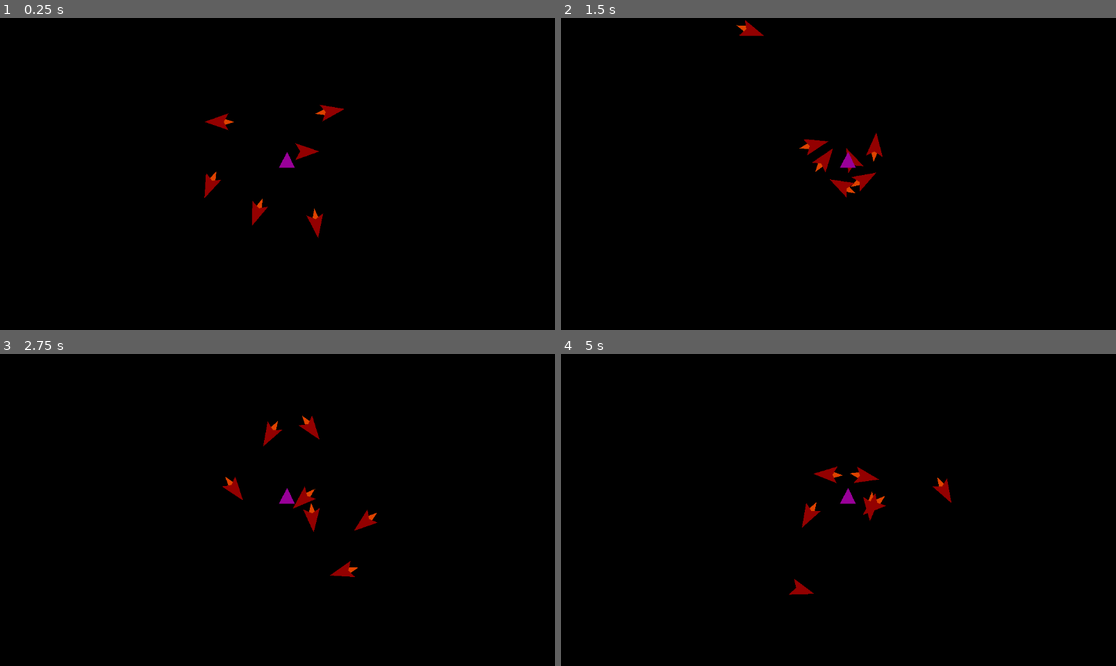
Above: before the commit, frames 1-4 (two rows, left to right).
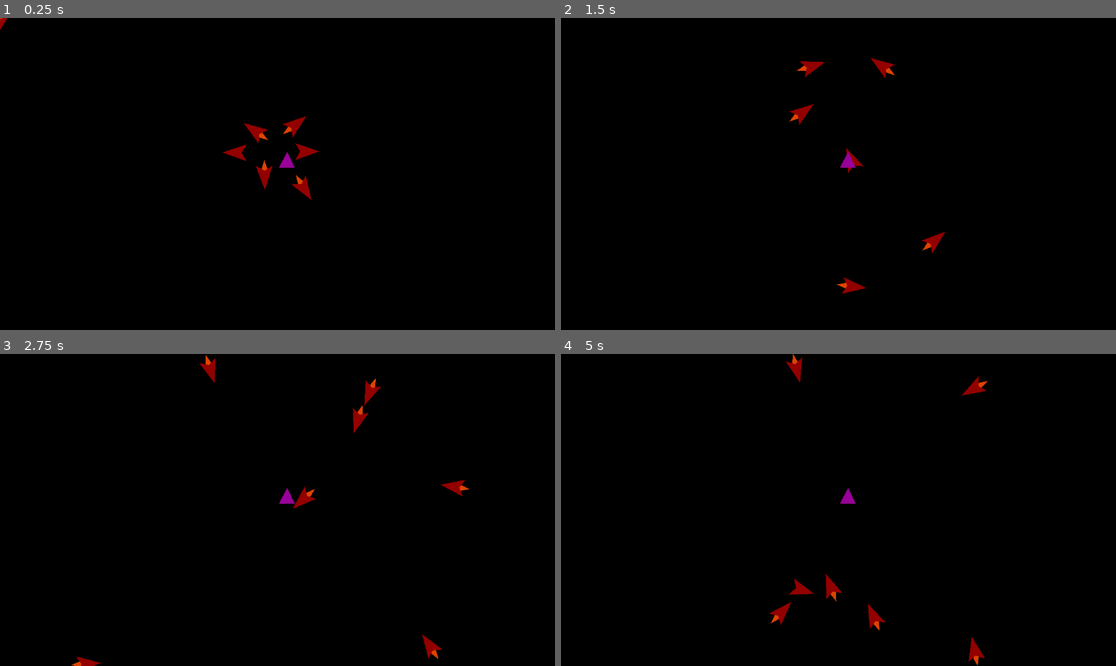
Above: after the commit, the same moments.

Repository: AthertonRoamer/Boethius
Game: Godot game, scene res://world/test_world/test_world.tscn
The game is run twice, just before and just after one commit, with the same random seed, the same clock (stepped at 60 frames per second) and the same inputs. The project has no main scene, so this scene is started directly.
Inputs:
- Up to frame 1 (0.25 s): no input
- Up to frame 2 (1.5 s): hold W (ship_thrust) 0.53-1.28 s; hold D (ship_rotate_clockwise) 0.53-1.28 s; tap A (ship_rotate_counterclockwise) at 1.35 s
- Up to frame 3 (2.75 s): hold W (ship_thrust) from 2.03 s (still down); hold D (ship_rotate_clockwise) from 2.03 s (still down)
- Up to frame 4 (5 s): release D (ship_rotate_clockwise) at 2.78 s; tap A (ship_rotate_counterclockwise) at 2.85, 4.35 s; release W (ship_thrust) at 3.53 s; hold D (ship_rotate_clockwise) 3.53-4.28 s

The runs differ from the first frame. In frame 1, 1.2% of the frame differs, in the area x 0-62%, y 0-71%; in frame 2, 1.3%; in frame 3, 1.4%, in the area x 12-85%, y 0-100%; in frame 4, 1.4%.

Commit message:
Worked on ai

Diff:
--- a/boethius/ships/basic_ship/basic_ship.tscn
+++ b/boethius/ships/basic_ship/basic_ship.tscn
@@ -1,10 +1,11 @@
-[gd_scene load_steps=8 format=3 uid="uid://dn6elo7vpye1c"]
+[gd_scene load_steps=9 format=3 uid="uid://dn6elo7vpye1c"]
 
 [ext_resource type="Script" path="res://ships/basic_ship/basic_ship.gd" id="1_233k0"]
 [ext_resource type="Script" path="res://ships/basic_ship/fire.gd" id="2_rncoc"]
 [ext_resource type="PackedScene" uid="uid://do4o0k42eixaw" path="res://ships/ship_state_machine/ship_state_machine.tscn" id="3_q4maa"]
 [ext_resource type="Script" path="res://ships/generic_states/boid_state.gd" id="4_0rp6a"]
 [ext_resource type="Script" path="res://ships/ship_area/ship_area.gd" id="5_vqcxk"]
+[ext_resource type="PackedScene" uid="uid://bqldrwjxbl3nl" path="res://ships/obstacle_detector/forward_obstacle_detector/ship_forward_obstacle_detector.tscn" id="6_xhyqe"]
 
 [sub_resource type="CapsuleShape2D" id="CapsuleShape2D_6meb3"]
 radius = 14.0
@@ -13,10 +14,11 @@
 [sub_resource type="CircleShape2D" id="CircleShape2D_kdsvf"]
 radius = 134.004
 
-[node name="BasicShip" type="CharacterBody2D"]
+[node name="BasicShip" type="CharacterBody2D" node_paths=PackedStringArray("front_obstacle_detector")]
 collision_mask = 0
 script = ExtResource("1_233k0")
 under_player_control = false
+front_obstacle_detector = NodePath("ShipForwardObstacleDetector")
 
 [node name="Fire" type="Polygon2D" parent="."]
 position = Vector2(9, 0)
@@ -48,3 +50,5 @@
 
 [node name="CollisionShape2D" type="CollisionShape2D" parent="ShipArea"]
 shape = SubResource("CircleShape2D_kdsvf")
+
+[node name="ShipForwardObstacleDetector" parent="." instance=ExtResource("6_xhyqe")]
--- a/boethius/ships/generic_states/boid_state.gd
+++ b/boethius/ships/generic_states/boid_state.gd
@@ -2,14 +2,17 @@
 extends ShipState
 
 var boid_center_point : Vector2 = Vector2(600, 300)
-var boid_radius : float = 50
+var boid_radius : float = 100
 
 var next_direction : Vector2 = Vector2.RIGHT
 
-var boundary_correction_rotation : float = 1
-var boundary_correction_determinant : float = 0.8 #0 requires the ship to at least be at a right angle to the center, 1 requires it to go directly to the center
+var boundary_correction_rotation : float = 2
+var boundary_correction_determinant : float = 0.95
 
 var boundary_correction_sign : int = 1
+var allowed_angle_deviance : float = 80
+
+var thrust_determinant : float = -0.5
 
 func _init() -> void:
 	id = "boid_state"
@@ -20,16 +23,35 @@
 	randomize()
 	if randi_range(0, 1):
 		boundary_correction_sign = -1
+	allowed_angle_deviance *= boundary_correction_sign
 
 
 func process_state(delta : float) -> void:
 	next_direction = get_ship().current_direction
+	var desired_direction : Vector2 = Vector2.RIGHT
 	if get_ship().global_position.distance_to(boid_center_point) > boid_radius:
-		if next_direction.normalized().dot(get_ship().global_position.direction_to(boid_center_point)) < boundary_correction_determinant:
-			next_direction = correct_toward_center(next_direction, delta)
+		desired_direction = get_ship().global_position.direction_to(boid_center_point).rotated(deg_to_rad(allowed_angle_deviance))
+		if get_ship().auto_uses_space_physics:
+			#adjust desired direction for physics
+			desired_direction += -get_ship().velocity.normalized()
+			desired_direction = desired_direction.normalized()
+		if next_direction.normalized().dot(desired_direction) < boundary_correction_determinant:
+			#next_direction = correct_toward_center(next_direction, delta)
+			next_direction = correct_toward_desired_direction(next_direction, desired_direction, delta)
+	else:
+		desired_direction = next_direction
 	get_ship().current_direction = next_direction
+	if get_ship().current_direction.dot(desired_direction) > thrust_determinant:
+		get_ship().thrust(delta)
 
 
 func correct_toward_center(direction : Vector2, delta : float) -> Vector2:
 	var correction_factor : float = get_ship().global_position.distance_to(boid_center_point) / boid_radius
 	return direction.rotated(correction_factor * boundary_correction_rotation * delta * boundary_correction_sign)
+
+
+func correct_toward_desired_direction(current_direction : Vector2, desired_direction : Vector2, delta : float) -> Vector2:
+	var rsign : int = sign(current_direction.angle_to(desired_direction))
+	if rad_to_deg(abs(current_direction.angle_to(desired_direction))) < boundary_correction_rotation * delta:
+		return desired_direction
+	return current_direction.rotated(boundary_correction_rotation * delta * rsign)
--- /dev/null
+++ b/boethius/ships/obstacle_detector/forward_obstacle_detector/ship_forward_obstacle_detector.gd
@@ -0,0 +1,63 @@
+class_name ShipForwardObstacleDetector
+extends Node2D
+
+@export var extra_ray_count : int = 5 #per side - value of one means total of 3 rays
+@export var ray_gap : float = 5 #degrees
+@export var ray_length : float = 200
+
+var rays : Dictionary = {}
+var ray_data : Dictionary = {}
+
+func _ready() -> void:
+	#add rays
+	#add front ray
+	add_ray()
+	#add right rays
+	for i in range(1, extra_ray_count + 1):
+		add_ray(i * ray_gap)
+	#add left rays
+	for i in range(1, extra_ray_count + 1):
+		add_ray(-i * ray_gap)
+
+
+func _process(_delta: float) -> void:
+	update_ray_data()
+
+
+func update_ray_data() -> void:
+	for angle in rays:
+		var ray : RayCast2D = rays[angle]
+		if not ray.is_colliding():
+			ray_data[angle] = -1 #signifies not colliding
+		else:
+			ray_data[angle] = ray.get_collision_point().length()
+
+
+func is_front_blocked() -> bool:
+	return not ray_data[0] == -1
+
+
+func is_right_blocked() -> bool:
+	for angle in rays:
+		if angle > 0:
+			if angle != -1:
+				return true
+	return false
+
+
+func is_left_blocked() -> bool:
+	for angle in rays:
+		if angle < 0:
+			if angle != -1:
+				return true
+	return false
+
+
+func add_ray(angle_from_center : float = 0) -> void:
+	var dir : Vector2 = Vector2.RIGHT.rotated(deg_to_rad(angle_from_center))
+	var point : Vector2 = dir * ray_length
+	var ray : RayCast2D = RayCast2D.new()
+	ray.target_position = point
+	add_child(ray)
+	#register ray
+	rays[angle_from_center] = ray
--- /dev/null
+++ b/boethius/ships/obstacle_detector/forward_obstacle_detector/ship_forward_obstacle_detector.tscn
@@ -0,0 +1,6 @@
+[gd_scene load_steps=2 format=3 uid="uid://bqldrwjxbl3nl"]
+
+[ext_resource type="Script" path="res://ships/obstacle_detector/forward_obstacle_detector/ship_forward_obstacle_detector.gd" id="1_4apmv"]
+
+[node name="ShipForwardObstacleDetector" type="Node2D"]
+script = ExtResource("1_4apmv")
--- /dev/null
+++ b/boethius/ships/obstacle_detector/obstacle_detector/obstacle_detector.gd
@@ -0,0 +1,29 @@
+class_name ObstacleDetector
+extends Node2D
+
+@export var ray_count : int = 16
+@export var ray_length : float = 200
+
+var rays : Array[RayCast2D]
+
+func _ready() -> void:
+	var angle : float = 2 * PI / ray_count
+	for i in range(ray_count):
+		add_ray(angle * i)
+
+
+func add_ray(angle : float = 0) -> void:
+	var dir : Vector2 = Vector2.RIGHT.rotated(angle)
+	var point : Vector2 = dir * ray_length
+	var ray : RayCast2D = RayCast2D.new()
+	ray.target_position = point
+	add_child(ray)
+	rays.append(ray)
+
+
+func get_colliding_rays() -> Array[RayCast2D]:
+	return rays.filter(is_ray_colliding)
+
+
+func is_ray_colliding(ray : RayCast2D) -> bool:
+	return ray.is_colliding()
--- /dev/null
+++ b/boethius/ships/obstacle_detector/obstacle_detector/obstacle_detector.tscn
@@ -0,0 +1,6 @@
+[gd_scene load_steps=2 format=3 uid="uid://c18gqmsa1rdxr"]
+
+[ext_resource type="Script" path="res://ships/obstacle_detector/obstacle_detector/obstacle_detector.gd" id="1_qrk7h"]
+
+[node name="ObstacleDetector" type="Node2D"]
+script = ExtResource("1_qrk7h")
--- a/boethius/ships/ship.gd
+++ b/boethius/ships/ship.gd
@@ -14,7 +14,10 @@
 #priorities - hit big ships first, hit small ships first
 
 @export var under_player_control : bool = true
-@export var auto_uses_space_physics : bool = false
+@export var auto_uses_space_physics : bool = true
+
+@export_group("Ship Components")
+@export var front_obstacle_detector : ShipForwardObstacleDetector
 
 @export_group("Physics")
 @export var friction : float = 200
@@ -41,6 +44,7 @@
 
 
 func _physics_process(delta) -> void:
+	reset_visuals()
 	if under_player_control:
 		register_player_input(delta)
 		compute_physics(delta)
@@ -49,10 +53,11 @@
 		process_independenly(delta)
 
 		if auto_uses_space_physics:
-			physics_thrust(delta)
+			#physics_thrust(delta)
 			compute_physics(delta)
 		else:
-			thrust()
+			#thrust_without_physics()
+			pass
 
 
 	velocity = current_veloctiy
@@ -99,6 +104,17 @@
 	visual_data.set_item("thrusting", true)
 
 
-func thrust() -> void:
+func thrust_without_physics() -> void:
 	current_veloctiy = current_direction * max_speed
 	visual_data.set_item("thrusting", true)
+
+
+func thrust(delta) -> void:
+	if auto_uses_space_physics or under_player_control:
+		physics_thrust(delta)
+	else:
+		thrust_without_physics()
+
+
+func reset_visuals() -> void:
+	visual_data.set_item("thrusting", false)
--- a/boethius/ships/ship_state_machine/ship_state.gd
+++ b/boethius/ships/ship_state_machine/ship_state.gd
@@ -1,5 +1,49 @@
 class_name ShipState
 extends State
 
+var desired_direction : Vector2 = Vector2.RIGHT
+
 func get_ship() -> Ship:
 	return state_machine.ship
+
+
+func _process_state(delta : float) -> void:
+	#here is an outline of the logic that should work for basically every state
+	#most of the code indicated to be here is already implemented in the boid_state, but putting it in
+	#this format will make coding future states way easier
+	apply_real_target_direction()
+	apply_seperation()
+	apply_obstacle_data()
+	desired_direction = get_direction_from_weight_system()
+	rotate_ship()
+	if should_thrust():
+		get_ship().thrust(delta)
+
+
+func apply_real_target_direction() -> void:
+	#this is going to be different for every state
+	pass
+
+
+func apply_seperation() -> void:
+	#I intend to actually put generic seperation logic here
+	pass
+
+
+func apply_obstacle_data() -> void:
+	#I intend to put generic obstacle logic here
+	pass
+
+
+func get_direction_from_weight_system() -> Vector2:
+	return Vector2.RIGHT
+
+
+func rotate_ship() -> void:
+	#generic logic here
+	pass
+
+
+func should_thrust() -> bool:
+	#generic logic here
+	return true
--- /dev/null
+++ b/boethius/ships/weight_system/weight.gd
@@ -0,0 +1,13 @@
+class_name Weight
+extends RefCounted
+
+var value : float = 0
+var normal : Vector2
+var ray : RayCast2D
+
+func reset() -> void:
+	value = 0
+
+
+func register_normal(other_normal : Vector2, weight : float = 1) -> void:
+	value += other_normal.dot(normal) * weight
--- /dev/null
+++ b/boethius/ships/weight_system/weight_system.gd
@@ -0,0 +1,43 @@
+class_name WeightSystem
+extends RefCounted
+
+var weight_count : int = 16
+var weights : Array[Weight]
+
+func _ready() -> void:
+	#create weights
+	var angle : float = 2 * PI / weight_count
+	for i in range(weight_count):
+		add_weight(Vector2.RIGHT.rotated(angle * i))
+
+
+func add_weight(v : Vector2) -> void:
+	var weight : Weight = Weight.new()
+	weight.normal = v
+	weights.append(weight)
+
+
+func register_normal(normal : Vector2, weight : float = 1) -> void:
+	for w in weights:
+		w.register_normal(normal, weight)
+
+
+func reset_weights() -> void:
+	for w in weights:
+		w.reset()
+
+
+func get_heaviest_weight(tiebreaker : Vector2 = Vector2.ZERO) -> Weight:
+	tiebreaker = tiebreaker.normalized()
+	var heaviest : Weight = weights[0]
+	for w in weights:
+		if tiebreaker == Vector2.ZERO:
+			if w.value > heaviest.value:
+				heaviest = w
+		else:
+			if w.value > heaviest.value:
+				heaviest = w
+			elif is_equal_approx(w.value, heaviest.value):
+				if abs(w.normal.angle_to(tiebreaker)) < abs(heaviest.normal.angle_to(tiebreaker)):
+					heaviest = w
+	return heaviest
--- /dev/null
+++ b/boethius/weight_system.tscn
@@ -0,0 +1,6 @@
+[gd_scene load_steps=2 format=3 uid="uid://bfxyebcwxsdus"]
+
+[ext_resource type="Script" path="res://ships/weight_system/weight_system.gd" id="1_470n3"]
+
+[node name="WeightSystem" type="Node2D"]
+script = ExtResource("1_470n3")
